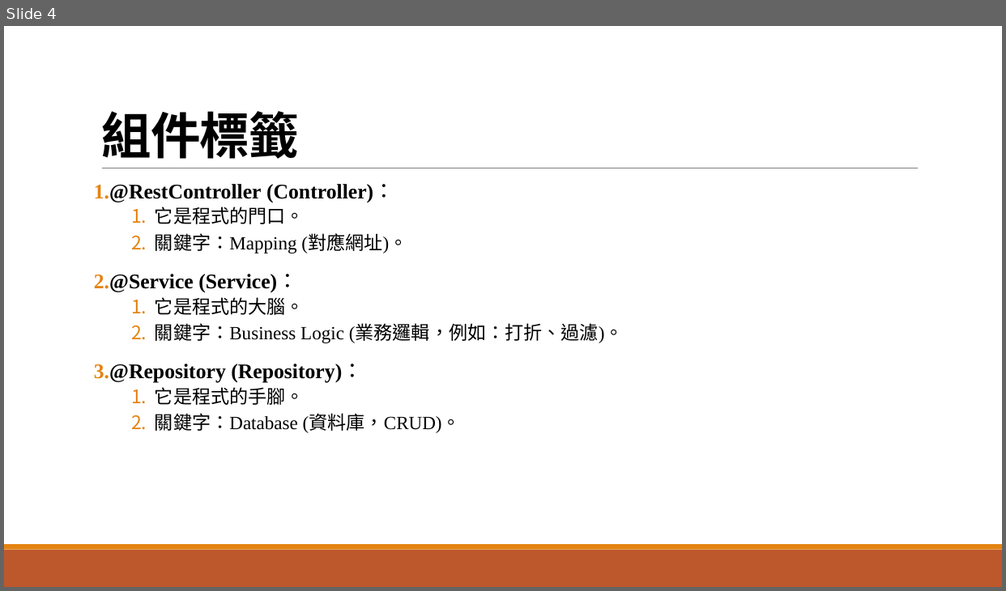
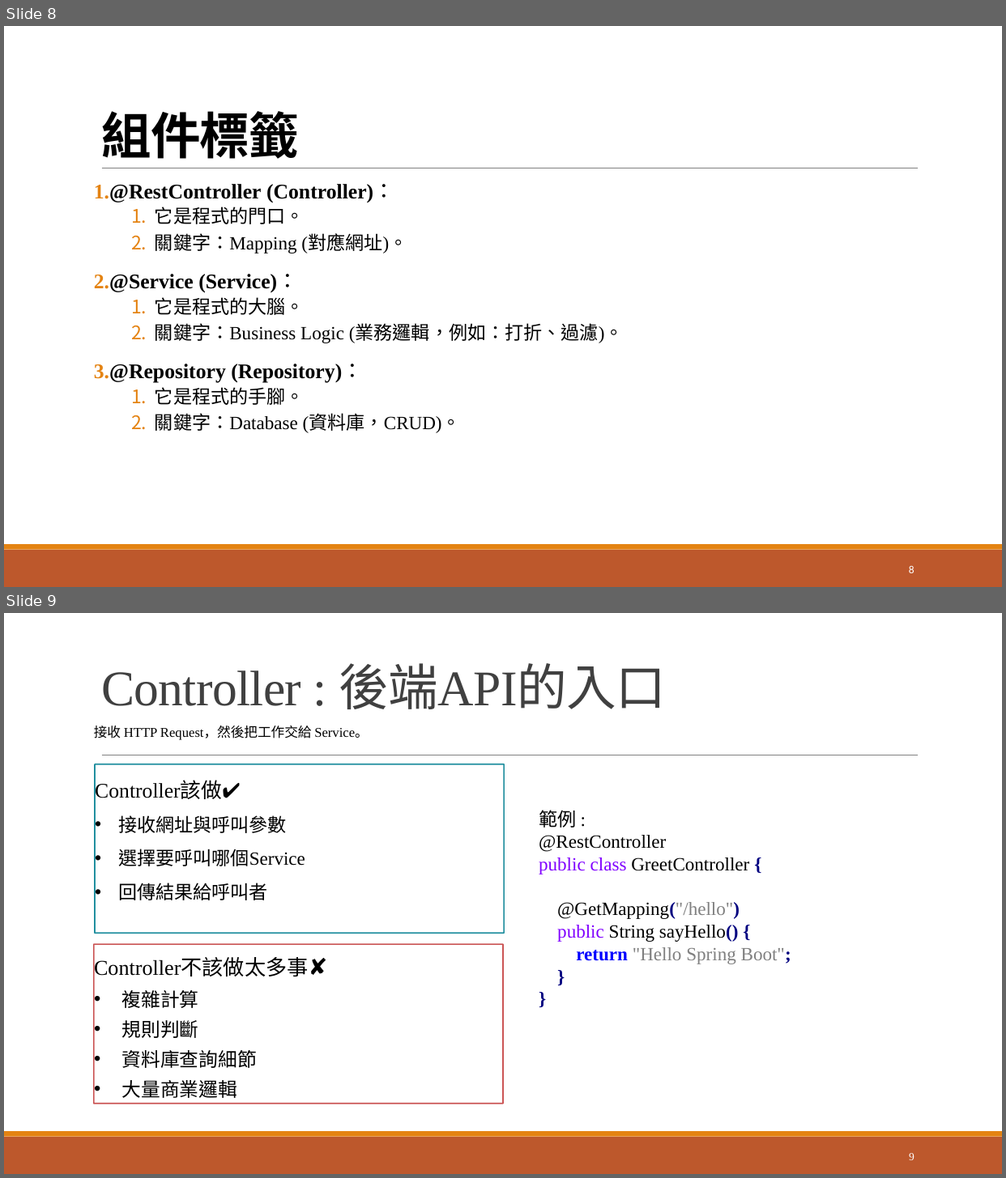
Before and after one commit to GrantChen-XD/CaUpload, a slide deck: JAVA教學.pptx. Shown one above the other, each under a label of ours: slide 4 before the commit, slides 8 and 9 after it. The pictures are 1006x591 and 1006x1178 pixels, drawn with LibreOffice and Linux fonts; fonts in the diff are those of the drawing. Boxes give left, top, right and bottom in pixels: in the first picture for what was removed or moved away, otherwise in the second. Text is boxed around its words. In the diff, an @@ line names an element or a change of style, - is before the commit and + after.

```diff
--- a/JAVA教學.pptx
+++ b/JAVA教學.pptx
@@ slide 9 added at (x1=4, y1=613, x2=1002, y2=1174), background #FFFFFF; not listed: 3 template elements that a slide beside it also shows @@
@@ title added at (x1=101, y1=663, x2=666, y2=709), 48 pt, text #404040 @@
+Controller : 後端API的入口
@@ text added at (x1=94, y1=726, x2=368, y2=740), 13 pt, text #000000 @@
+接收 HTTP Request，然後把工作交給 Service。
@@ rectangle added at (x1=95, y1=764, x2=504, y2=934), fill #FFFFFF, outline #168A9A 1.3 pt, 18 pt, text #000000 @@
+Controller該做✔
+• 接收網址與呼叫參數
+• 選擇要呼叫哪個Service
+• 回傳結果給呼叫者
@@ text added at (x1=539, y1=810, x2=791, y2=965), 18 pt, text #000000 @@
+範例 :
+@RestController
+public class GreetController {
+@GetMapping("/hello")
+public String sayHello() {
+return "Hello Spring Boot";
+}
+}
@@ rectangle added at (x1=94, y1=944, x2=503, y2=1104), fill #FFFFFF, outline #C94C4C 1.3 pt, 18.5 pt, text #000000 @@
+Controller不該做太多事✘
+• 複雜計算
+• 規則判斷
+• 資料庫查詢細節
+• 大量商業邏輯
@@ page number added at (x1=909, y1=1153, x2=914, y2=1161), 10.5 pt, text #FFFFFF @@
+9
@@ what was slide 4 is now slide 8 @@
@@ slide 8 changed as well @@
@@ page number added at (x1=909, y1=566, x2=914, y2=574), 10.5 pt, text #FFFFFF @@
+8
```
Also in this commit, not shown: 7 other slides changed, 6 other slides added, 1 slide removed, 1 other file.
